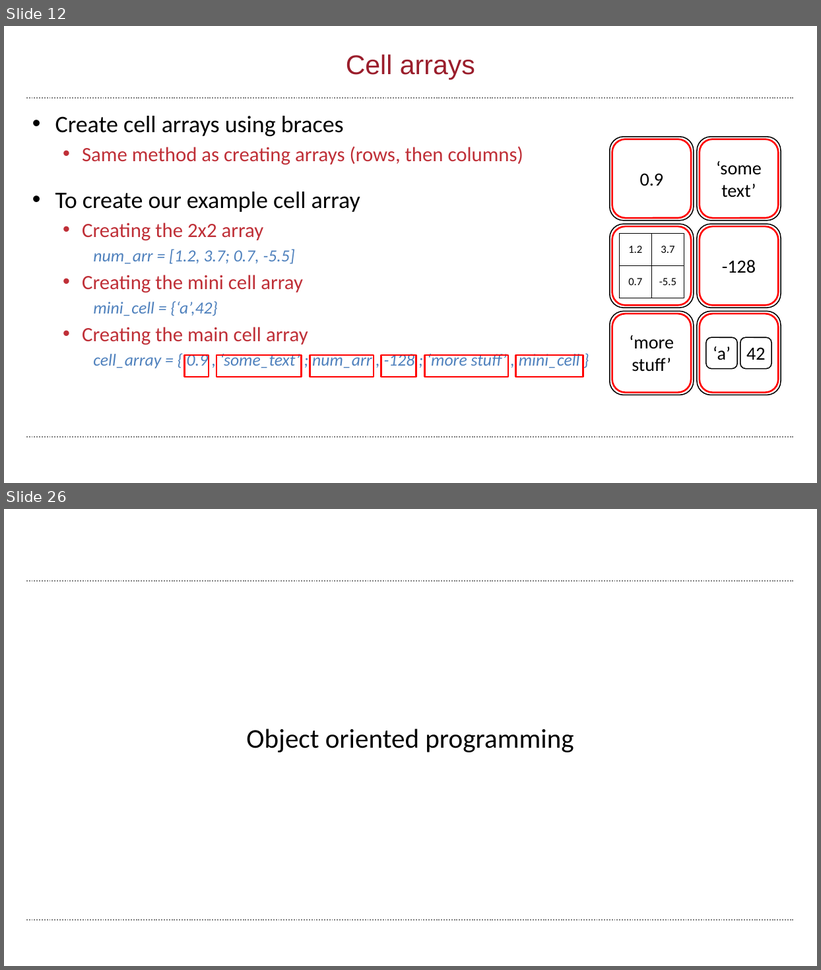
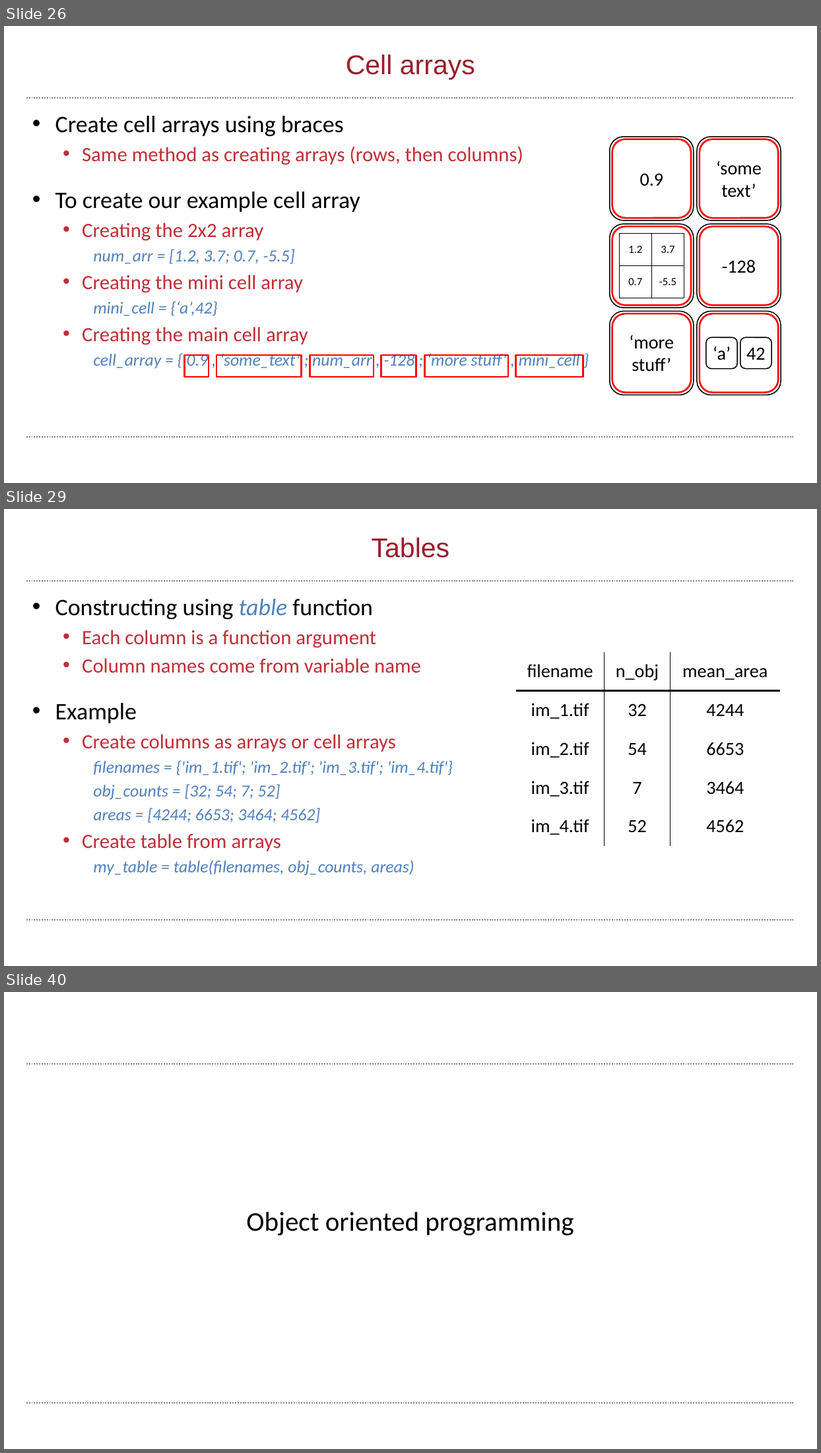
Before and after one commit to wbif-bristol/MATLAB-course, a slide deck: Session 3 - Advanced data structures/MATLAB Session 3.pptx. Shown one above the other, each under a label of ours: slides 12 and 26 before the commit, slides 26, 29 and 40 after it; the slides between them are not shown. The pictures are 821x970 and 821x1453 pixels, drawn with LibreOffice and Linux fonts; fonts in the diff are those of the drawing; background and template pictures are left out. Boxes give left, top, right and bottom in pixels: in the first picture for what was removed or moved away, otherwise in the second. Text is boxed around its words. In the diff, an @@ line names an element or a change of style, - is before the commit and + after.

```diff
--- a/Session 3 - Advanced data structures/MATLAB Session 3.pptx
+++ b/Session 3 - Advanced data structures/MATLAB Session 3.pptx
@@ slide 29 added at [4,509,817,966], background #FFFFFF; not listed: 2 template elements that a slide beside it also shows @@
@@ title added at [372,537,450,558], 32 pt, text #9A1D2B @@
+Tables
@@ text added at [55,599,453,876], 20 pt, text #4F81BD, italic @@
+• Constructing using table function
+  • Each column is a function argument
+  • Column names come from variable name
+• Example
+  • Create columns as arrays or cell arrays
+    filenames = {'im_1.tif'; 'im_2.tif'; 'im_3.tif'; 'im_4.tif'}
+    obj_counts = [32; 54; 7; 52]
+    areas = [4244; 6653; 3464; 4562]
+  • Create table from arrays
+    my_table = table(filenames, obj_counts, areas)
@@ table added at [516,652,781,846], 5 rows, 3 columns @@
+filename | n_obj | mean_area
+im_1.tif | 32 | 4244
+im_2.tif | 54 | 6653
+im_3.tif | 7 | 3464
+im_4.tif | 52 | 4562
@@ what was slide 12 is now slide 26 @@
@@ what was slide 26 is now slide 40 @@
```
Also in this commit, not shown: 9 slides changed, 18 other slides added, 1 slide removed, 22 other files.
